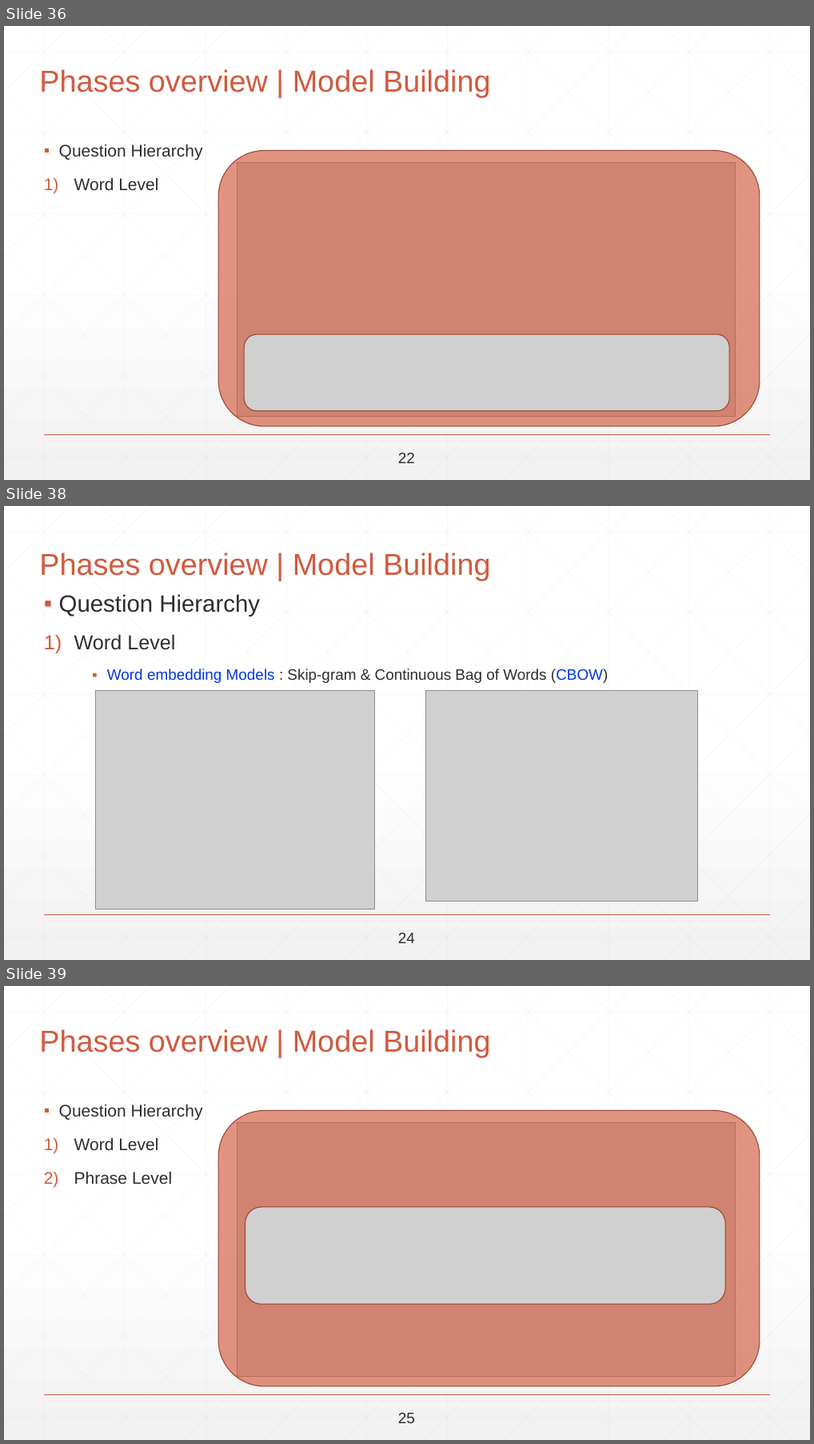
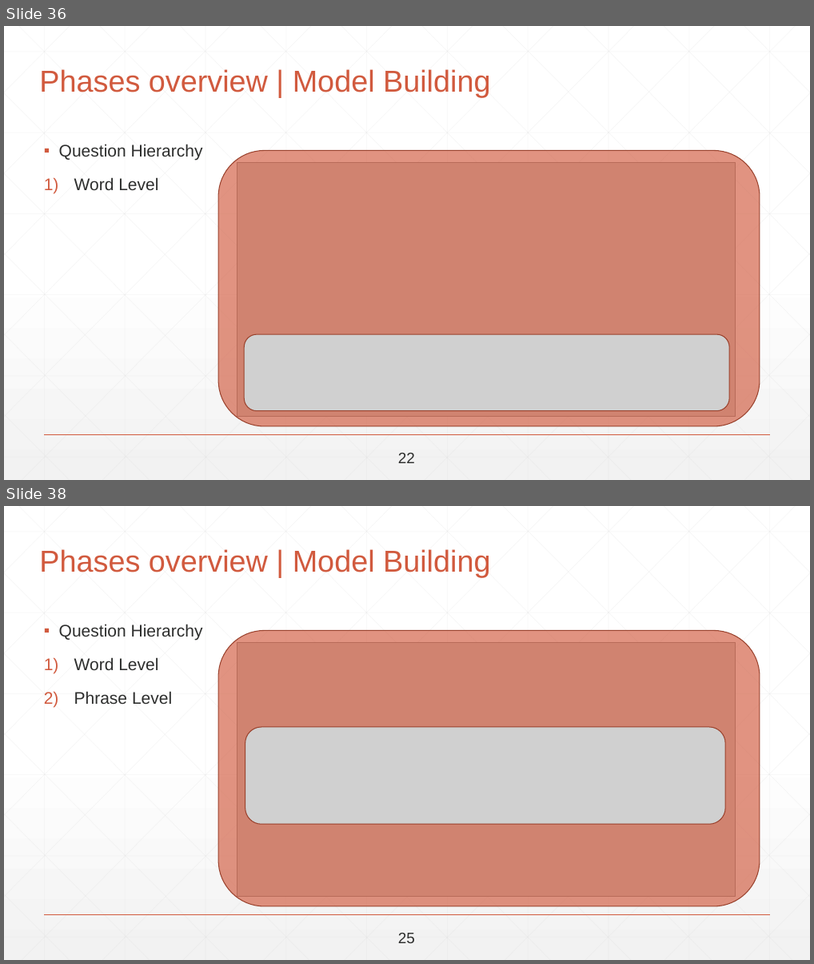
Before and after one commit to abdallahshaaban/Visual-Question-Answering, a slide deck: Second Seminar/Visual-QA-Second-Seminar-2017.pptx. Shown one above the other, each under a label of ours: slides 36, 38 and 39 before the commit, slides 36 and 38 after it; the slides between them are not shown. The pictures are 814x1444 and 814x964 pixels, drawn with LibreOffice and Linux fonts; fonts in the diff are those of the drawing; grey boxes stand for pictures. Boxes give left, top, right and bottom in pixels: in the first picture for what was removed or moved away, otherwise in the second. Text is boxed around its words. In the diff, an @@ line names an element or a change of style, - is before the commit and + after.

```diff
--- a/Second Seminar/Visual-QA-Second-Seminar-2017.pptx
+++ b/Second Seminar/Visual-QA-Second-Seminar-2017.pptx
@@ slide 38 removed at box(4, 506, 810, 960), background gradient #FFFFFF to #F2F2F2; not listed: 47 template elements that a slide beside it also shows @@
@@ title removed at box(39, 552, 490, 580) @@
-Phases overview | Model Building
@@ text removed at box(59, 594, 260, 650) @@
-▪ Question Hierarchy
-1) Word Level
@@ text removed at box(107, 668, 609, 683) @@
-▪ Word embedding Models : Skip-gram & Continuous Bag of Words (CBOW)
@@ picture removed at box(96, 691, 375, 909) @@
@@ picture removed at box(426, 691, 698, 901) @@
@@ text removed at box(398, 932, 415, 943) @@
-24
@@ what was slide 39 is now slide 38 @@
```
Also in this commit, not shown: 17 slides changed, 6 other slides removed.
